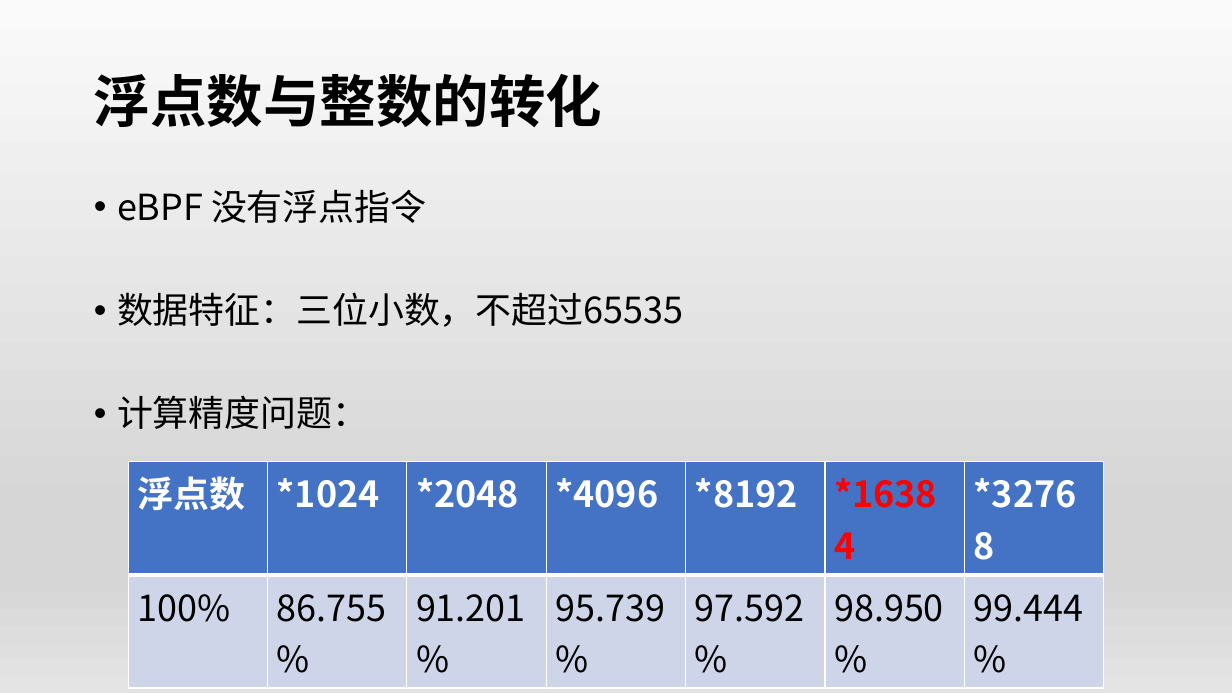
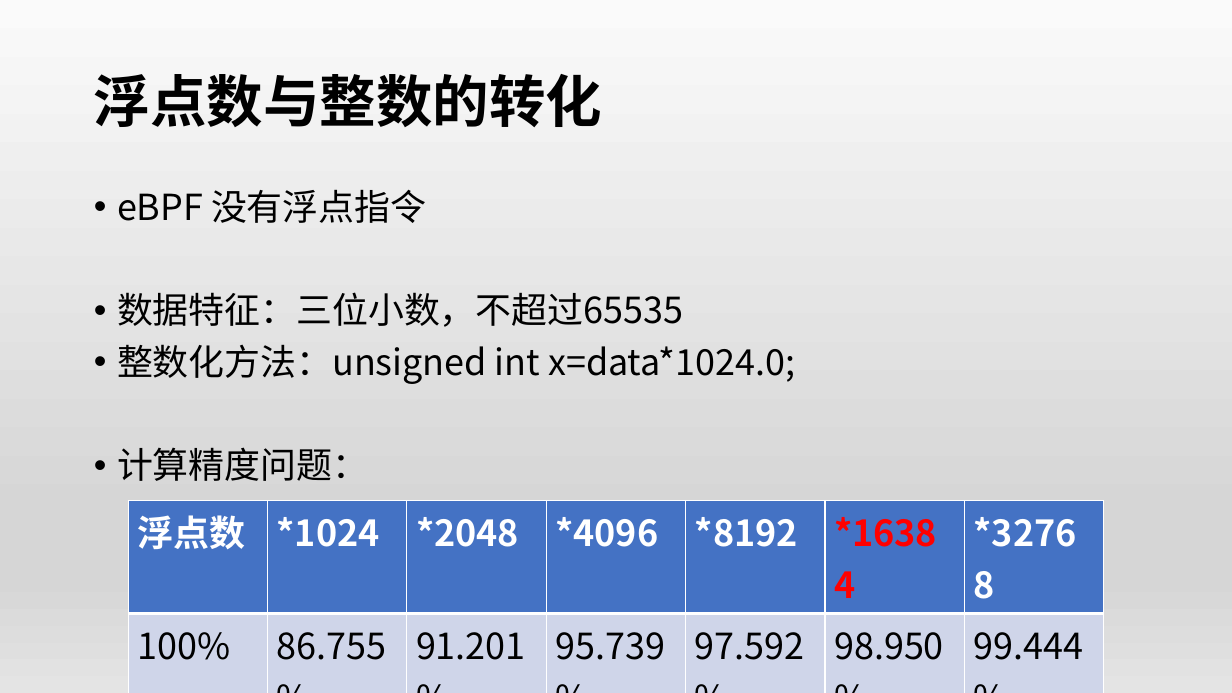
Before and after one commit to OSH-2019/x-monthly-subscription, a slide deck: slide 12 of docs/conclusion.pptx. Drawn at 1232x693 pixels with LibreOffice and Linux fonts; fonts in the diff are those of the drawing. Boxes give left, top, right and bottom in pixels: in the first picture for what was removed or moved away, otherwise in the second. Text is boxed around its words. In the diff, an @@ line names an element or a change of style, - is before the commit and + after.

```diff
--- a/docs/conclusion.pptx
+++ b/docs/conclusion.pptx
@@ text at (x1=117, y1=344, x2=795, y2=384): paragraph added @@
+• 整数化方法：unsigned int x=data*1024.0;
@@ table moved from (x1=128, y1=462, x2=1105, y2=639) to (x1=128, y1=501, x2=1105, y2=677) @@
```
Also in this commit, not shown: 5 other slides changed, 30 slides added.
